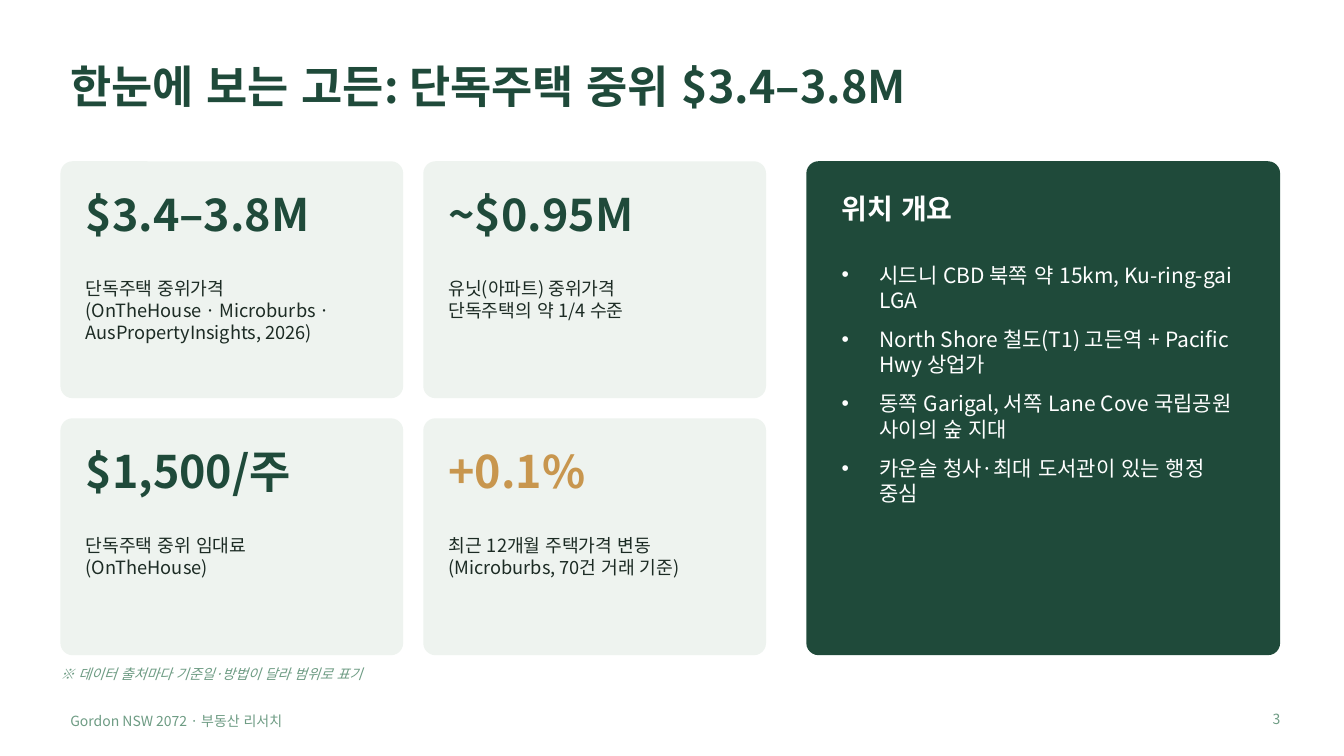
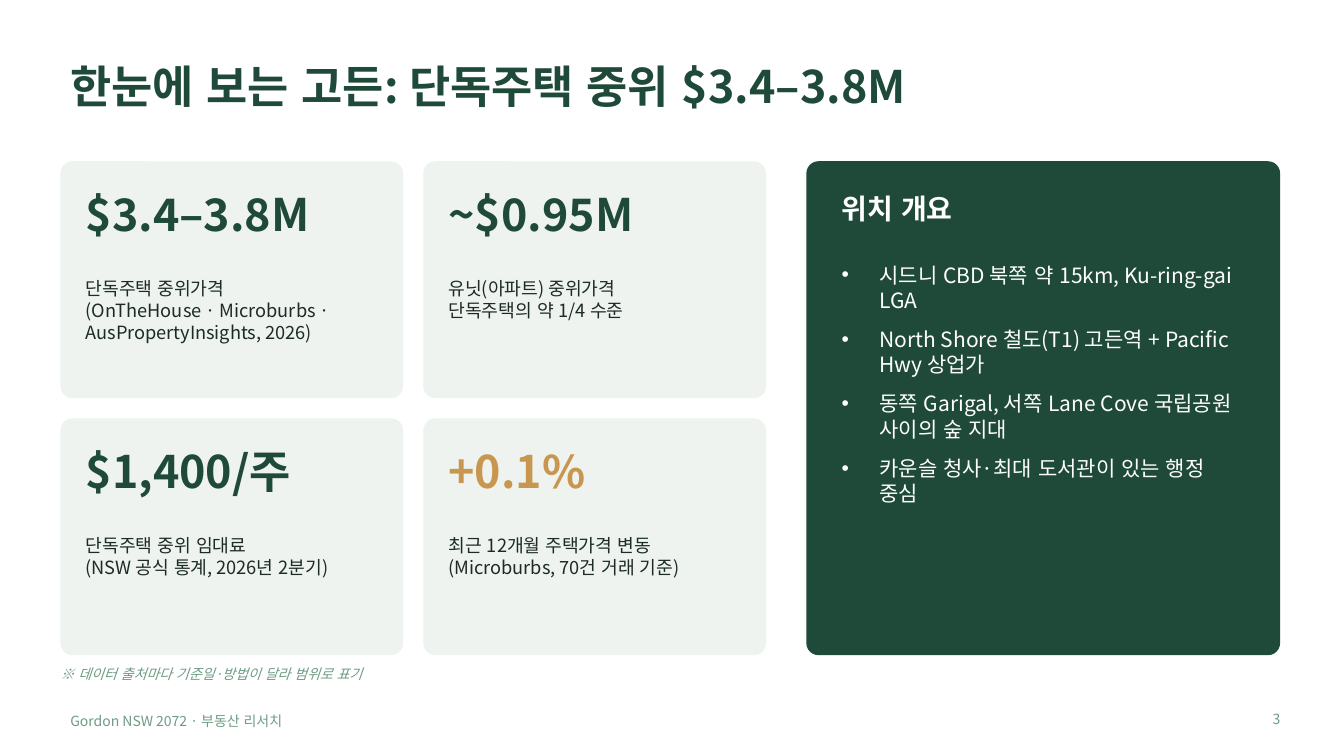
Before and after one commit to dlekrud105-cell/Mia, a slide deck: slide 3 of gordon/Gordon_부동산_분석.pptx. Drawn at 1344x756 pixels with LibreOffice and Linux fonts; fonts in the diff are those of the drawing. Boxes give left, top, right and bottom in pixels: in the first picture for what was removed or moved away, otherwise in the second. Text is boxed around its words. In the diff, an @@ line names an element or a change of style, - is before the commit and + after.

```diff
--- a/gordon/Gordon_부동산_분석.pptx
+++ b/gordon/Gordon_부동산_분석.pptx
@@ text at (86, 450, 291, 498): text changed @@
-$1,500/주
+$1,400/주
@@ text at (86, 559, 329, 578): text changed @@
-(OnTheHouse)
+(NSW 공식 통계, 2026년 2분기)
```
Also in this commit, not shown: 2 other slides changed, 3 slides added, 2 other files.
